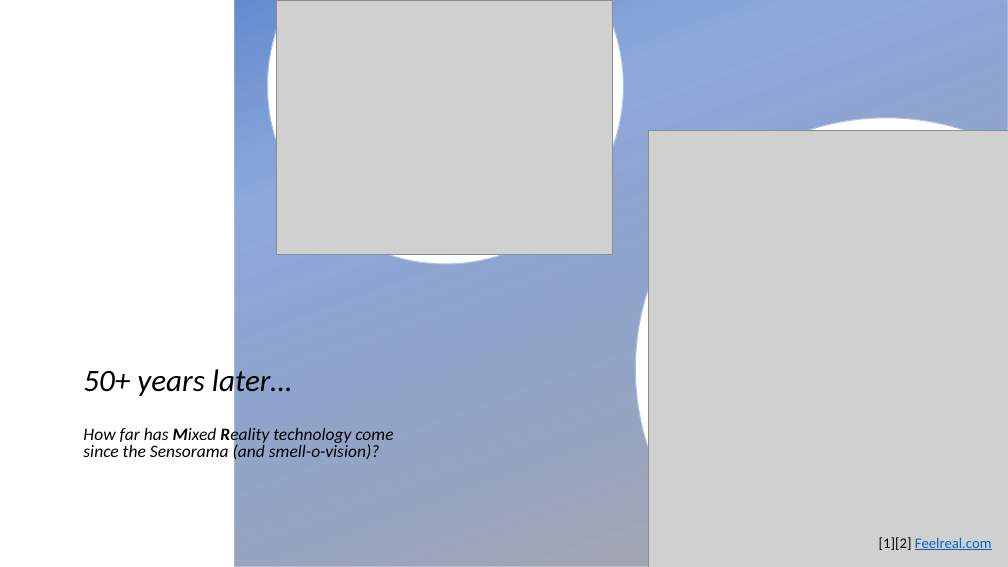
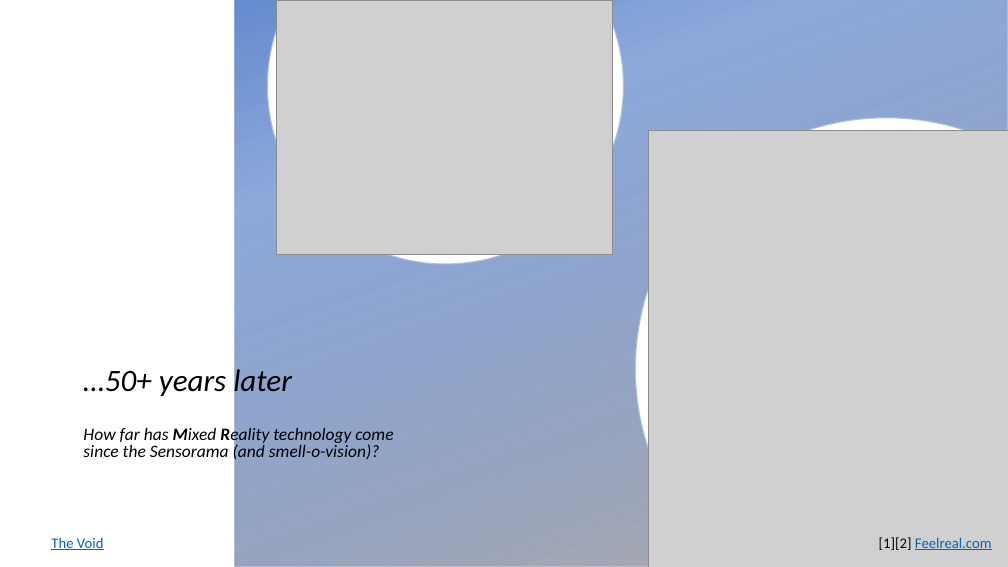
Before and after one commit to AGGP-NHTI/AGGP231c, a slide deck: slide 3 of Assignments/Week01/Presentation_WEEK01.pptx (slide 2 before the commit). Drawn at 1008x567 pixels with LibreOffice and Linux fonts; fonts in the diff are those of the drawing; grey boxes stand for pictures; background and template pictures are left out. Boxes give left, top, right and bottom in pixels: in the first picture for what was removed or moved away, otherwise in the second. Text is boxed around its words. In the diff, an @@ line names an element or a change of style, - is before the commit and + after.

```diff
--- a/Assignments/Week01/Presentation_WEEK01.pptx
+++ b/Assignments/Week01/Presentation_WEEK01.pptx
@@ text at box(83, 365, 292, 399): text changed @@
-50+ years later…
+…50+ years later
@@ text added at box(51, 537, 104, 550), 14 pt, text #0563C1, underline @@
+The Void
```
Also in this commit, not shown: 5 other slides changed, 3 slides added, 4 other files.
